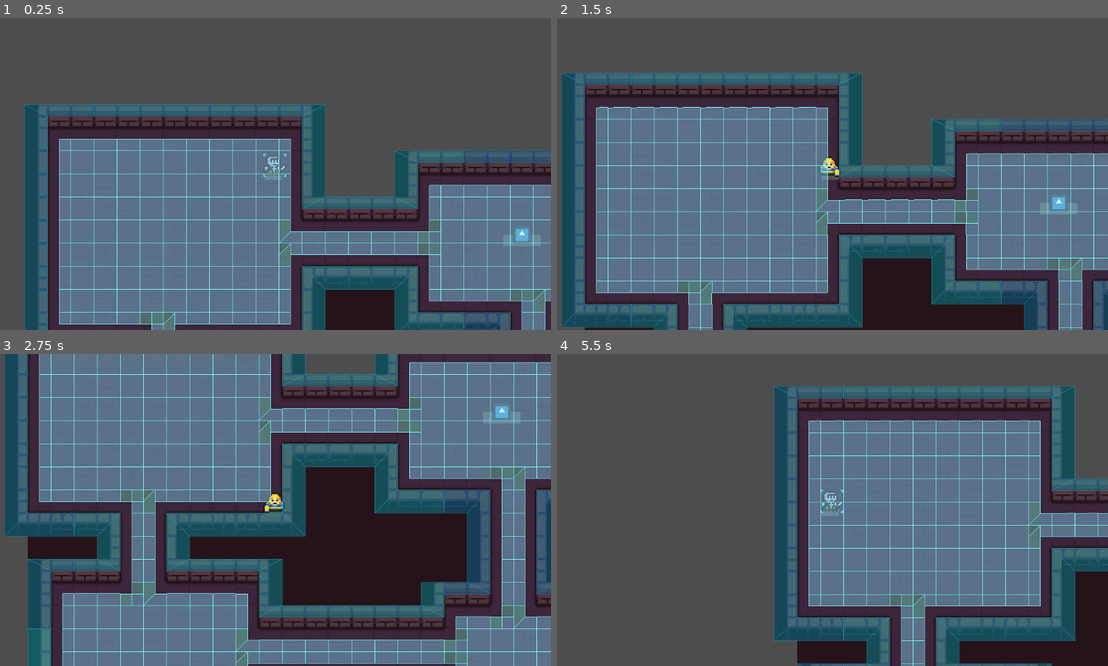
Above: before the commit, frames 1-4 (two rows, left to right).
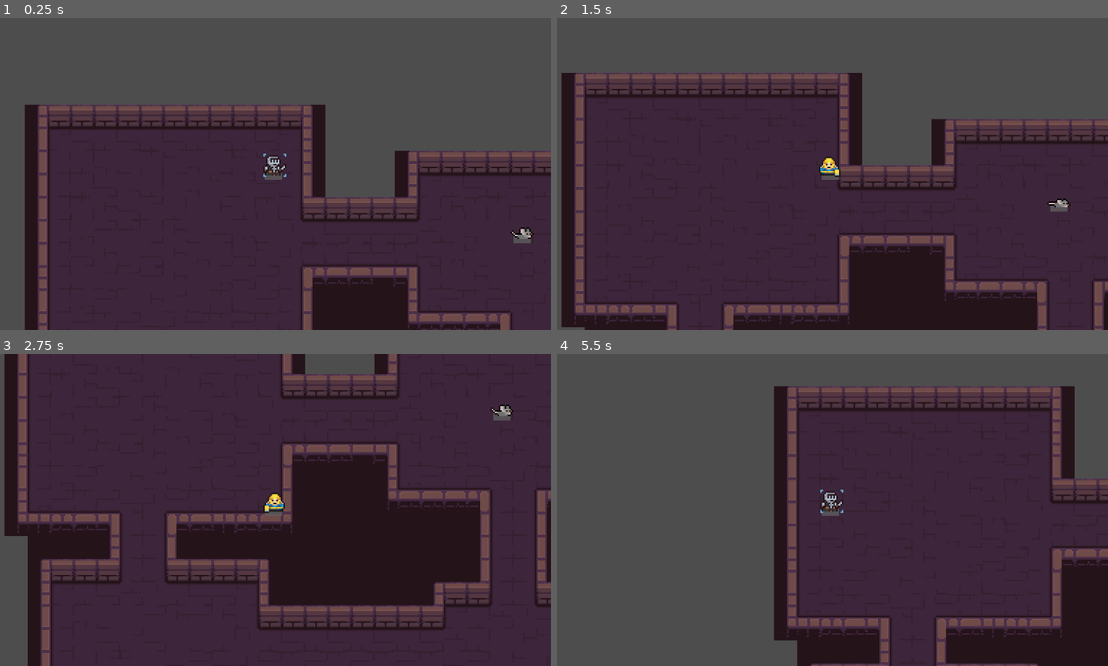
Above: after the commit, the same moments.

Repository: Mlee671/too-many-cats-
Game: Godot game, scene res://Scenes/main.tscn
Same seed, same stepped clock (60 frames per second), same inputs: the game is played once before the commit and once after it. The engine's default icon, where the game draws it, is replaced by a stand-in: a white triangle on a blue panel in a dark square.
Inputs (mouse positions are in pixels of both pictures, inside the frame that each line leads up to):
- Up to frame 1 (0.25 s): no input
- Up to frame 2 (1.5 s): tap Enter at 0.5 s; move the mouse to (953, 158) at 0.52 s; hold Right (Right) 0.53-1.28 s; tap Space (ability) at 0.6 s; move the mouse to (716, 189) at 1.27 s; hold S (Down) from 1.28 s (still down); right-click (716, 189) at 1.35 s
- Up to frame 3 (2.75 s): move the mouse to (330, 441) at 2.02 s; release S (Down) at 2.03 s; press the mouse at (330, 441) at 2.03 s; hold Right (Right) from 2.03 s (still down)
- Up to frame 4 (5.5 s): tap Space (ability) at 2.75, 2.85, 5.1 s; move the mouse to (804, 572) at 2.77 s; release Right (Right) at 2.78 s; release the mouse at (804, 572) at 2.78 s; hold W (Up) 2.78-3.53 s; move the mouse to (997, 556) at 3.52 s; hold A (Left) 3.53-5.03 s; right-click (997, 556) at 3.6 s; tap Delete (debug_kill_enemy, bound only after the commit) at 4.15 s; move the mouse to (661, 463) at 4.27 s; click (661, 463) at 4.35 s; move the mouse to (860, 510) at 5.02 s; hold S (Down) from 5.03 s (still down)

The runs differ from the first frame. In frame 1, 48% of the frame differs, in the area x 4-100%, y 27-100%; in frame 2, 55%; in frame 3, 67%, in the area x 0-100%, y 0-100%; in frame 4, 39%.

Commit message:
implemented animationplayer for movement, idle, death animation (debug key DELETE)

Diff:
--- a/Scenes/main.tscn
+++ b/Scenes/main.tscn
@@ -612,8 +612,6 @@
 [node name="TileMapLayer" type="TileMapLayer" parent="TileMapOrganiser" unique_id=1399369055]
 tile_map_data = PackedByteArray("AAAXABIAAAAEAAMAAAAXABEAAAAAAAcAAAAXABAAAAADAAcAAAAXAA8AAAAEAAIAAAAXAA4AAAAEAAEAAAAWAB …(7760 unchanged characters)…
 tile_set = SubResource("TileSet_8gbba")
-collision_visibility_mode = 1
-navigation_visibility_mode = 1
 
 [node name="BasicRangedEnemy" parent="." unique_id=310538941 node_paths=PackedStringArray("tilemap", "target") instance=ExtResource("2_8gbba")]
 position = Vector2(552, 106)
--- a/entity/enemy/Enemy.tscn
+++ b/entity/enemy/Enemy.tscn
@@ -3,10 +3,31 @@
 [ext_resource type="Script" uid="uid://bwfj5js77orbp" path="res://entity/enemy/enemy.gd" id="1_uy4mc"]
 [ext_resource type="PackedScene" uid="uid://cu7va32w0ae3h" path="res://entity/enemy/health/HealthBar.tscn" id="2_2vbla"]
 [ext_resource type="Script" uid="uid://c0rwmgxx271u3" path="res://entity/enemy/vision_radius.gd" id="3_3vmdj"]
+[ext_resource type="Script" uid="uid://cwqusbmtuox3n" path="res://entity/enemy/enemy_animation.gd" id="3_23wh4"]
 
 [sub_resource type="CapsuleShape2D" id="CapsuleShape2D_pux1x"]
-radius = 7.0
-height = 14.0
+radius = 5.0
+height = 16.0
+
+[sub_resource type="Animation" id="Animation_3vmdj"]
+resource_name = "damaged"
+
+[sub_resource type="Animation" id="Animation_23wh4"]
+resource_name = "death"
+
+[sub_resource type="Animation" id="Animation_qvxbr"]
+resource_name = "idle"
+
+[sub_resource type="Animation" id="Animation_v63k0"]
+resource_name = "moving"
+
+[sub_resource type="AnimationLibrary" id="AnimationLibrary_5iluk"]
+_data = {
+&"damaged": SubResource("Animation_3vmdj"),
+&"death": SubResource("Animation_23wh4"),
+&"idle": SubResource("Animation_qvxbr"),
+&"moving": SubResource("Animation_v63k0")
+}
 
 [node name="Enemy" type="CharacterBody2D" unique_id=310538941]
 collision_layer = 4
@@ -38,6 +59,8 @@
 debug_enabled = true
 
 [node name="AnimationPlayer" type="AnimationPlayer" parent="." unique_id=2102798003]
+libraries/ = SubResource("AnimationLibrary_5iluk")
+script = ExtResource("3_23wh4")
 
 [node name="VisionRadius" type="RayCast2D" parent="." unique_id=883219311]
 script = ExtResource("3_3vmdj")
--- a/entity/enemy/basic_ranged/BasicRangedEnemy.tscn
+++ b/entity/enemy/basic_ranged/BasicRangedEnemy.tscn
@@ -2,15 +2,140 @@
 
 [ext_resource type="PackedScene" uid="uid://b5c58jagrlp5r" path="res://entity/enemy/Enemy.tscn" id="1_enhxg"]
 [ext_resource type="Script" uid="uid://b7rw6ss3s6dgp" path="res://entity/enemy/basic_ranged/basic_ranged_enemy.gd" id="2_ocqek"]
-[ext_resource type="Texture2D" uid="uid://cipi44ms8luce" path="res://icon.svg" id="3_l8j17"]
+[ext_resource type="Texture2D" uid="uid://x815c1srcasp" path="res://entity/enemy/basic_ranged/ikoiku_itchio_mouse.png" id="3_l8j17"]
+
+[sub_resource type="Animation" id="Animation_l8j17"]
+length = 0.001
+tracks/0/type = "value"
+tracks/0/imported = false
+tracks/0/enabled = true
+tracks/0/path = NodePath("visual/texture:frame")
+tracks/0/interp = 1
+tracks/0/loop_wrap = true
+tracks/0/keys = {
+"times": PackedFloat32Array(0),
+"transitions": PackedFloat32Array(1),
+"update": 1,
+"values": [0]
+}
+tracks/1/type = "value"
+tracks/1/imported = false
+tracks/1/enabled = true
+tracks/1/path = NodePath("visual:modulate:a")
+tracks/1/interp = 1
+tracks/1/loop_wrap = true
+tracks/1/keys = {
+"times": PackedFloat32Array(0),
+"transitions": PackedFloat32Array(1),
+"update": 1,
+"values": [1.0]
+}
+
+[sub_resource type="Animation" id="Animation_wewrm"]
+resource_name = "damaged"
+length = 0.5
+tracks/0/type = "value"
+tracks/0/imported = false
+tracks/0/enabled = true
+tracks/0/path = NodePath("visual/texture:frame")
+tracks/0/interp = 1
+tracks/0/loop_wrap = true
+tracks/0/keys = {
+"times": PackedFloat32Array(0, 0.1667, 0.3333, 0.5),
+"transitions": PackedFloat32Array(1, 1, 1, 1),
+"update": 1,
+"values": [3, 7, 11, 15]
+}
+
+[sub_resource type="Animation" id="Animation_7g1hh"]
+resource_name = "death"
+length = 1.8333334
+tracks/0/type = "value"
+tracks/0/imported = false
+tracks/0/enabled = true
+tracks/0/path = NodePath("visual/texture:frame")
+tracks/0/interp = 1
+tracks/0/loop_wrap = true
+tracks/0/keys = {
+"times": PackedFloat32Array(0, 0.1667, 0.3333, 0.5, 0.6667, 0.8333),
+"transitions": PackedFloat32Array(1, 1, 1, 1, 1, 1),
+"update": 1,
+"values": [2, 6, 10, 14, 18, 22]
+}
+tracks/1/type = "value"
+tracks/1/imported = false
+tracks/1/enabled = true
+tracks/1/path = NodePath("visual:modulate:a")
+tracks/1/interp = 1
+tracks/1/loop_wrap = true
+tracks/1/keys = {
+"times": PackedFloat32Array(0.8333333, 1.8333),
+"transitions": PackedFloat32Array(1, 1),
+"update": 0,
+"values": [1.0, 0.0]
+}
+
+[sub_resource type="Animation" id="Animation_soa10"]
+resource_name = "idle"
+length = 0.8333
+loop_mode = 1
+tracks/0/type = "value"
+tracks/0/imported = false
+tracks/0/enabled = true
+tracks/0/path = NodePath("visual/texture:frame")
+tracks/0/interp = 1
+tracks/0/loop_wrap = true
+tracks/0/keys = {
+"times": PackedFloat32Array(0, 0.1667, 0.3333, 0.5, 0.6667, 0.8333),
+"transitions": PackedFloat32Array(1, 1, 1, 1, 1, 1),
+"update": 1,
+"values": [0, 4, 8, 12, 16, 20]
+}
+
+[sub_resource type="Animation" id="Animation_fn27k"]
+resource_name = "moving"
+length = 0.5
+tracks/0/type = "value"
+tracks/0/imported = false
+tracks/0/enabled = true
+tracks/0/path = NodePath("visual/texture:frame")
+tracks/0/interp = 1
+tracks/0/loop_wrap = true
+tracks/0/keys = {
+"times": PackedFloat32Array(0, 0.1, 0.2, 0.3, 0.4, 0.5),
+"transitions": PackedFloat32Array(1, 1, 1, 1, 1, 1),
+"update": 1,
+"values": [1, 5, 9, 13, 17, 21]
+}
+
+[sub_resource type="AnimationLibrary" id="AnimationLibrary_wswxn"]
+_data = {
+&"RESET": SubResource("Animation_l8j17"),
+&"damaged": SubResource("Animation_wewrm"),
+&"death": SubResource("Animation_7g1hh"),
+&"idle": SubResource("Animation_soa10"),
+&"moving": SubResource("Animation_fn27k")
+}
 
 [node name="BasicRangedEnemy" unique_id=310538941 instance=ExtResource("1_enhxg")]
-collision_layer = 4
 script = ExtResource("2_ocqek")
 
+[node name="shadow" parent="visual" parent_id_path=PackedInt32Array(1227261934) index="0" unique_id=1237059839]
+offset_left = -6.0
+offset_right = 6.0
+offset_bottom = 6.0
+
 [node name="texture" parent="visual" parent_id_path=PackedInt32Array(1227261934) index="1" unique_id=1680913945]
-scale = Vector2(0.1, 0.1)
 texture = ExtResource("3_l8j17")
+hframes = 4
+vframes = 6
 
 [node name="hitbox" parent="." index="1" unique_id=1076322931]
-position = Vector2(0, 0)
+position = Vector2(0, -1)
+rotation = 1.5707964
+
+[node name="NavigationAgent2D" parent="." index="4" unique_id=221465016]
+debug_enabled = false
+
+[node name="AnimationPlayer" parent="." index="5" unique_id=2102798003]
+libraries/ = SubResource("AnimationLibrary_wswxn")
--- a/entity/enemy/enemy.gd
+++ b/entity/enemy/enemy.gd
@@ -23,6 +23,7 @@
 @onready var nav_agent := $NavigationAgent2D
 @onready var vision := $VisionRadius
 @onready var health := $HealthBar
+@onready var animation := $AnimationPlayer
 
 func nearby_vector(range: Vector2) -> Vector2i:
 	return Vector2i(
@@ -47,6 +48,9 @@
 	push_error("Attack Logic not implemented. Must be overwritten.")
 
 func _physics_process(delta: float) -> void:
+	if Input.is_action_just_pressed("debug_kill_enemy"):
+		_on_death()
+
 	if vision.can_see_player():
 		enemyState = BEHAVIOUR.ATTACK
 		# stop vector drift from interrupting path
@@ -57,11 +61,14 @@
 		if nav_agent.is_navigation_finished():
 			wander_stalling = true
 			wander_timer.start(randf_range(1.0, 2.0))
+			animation.play_animation("idle")
+			return
 
 		# get new direction to get to next path node
 		var new_velocity: Vector2 = (nav_agent.get_next_path_position() - global_position).normalized() * move_speed
 		var smooth_velocity: Vector2 = lerp(velocity, new_velocity, accel * delta)
 		nav_agent.set_velocity(smooth_velocity)
+		animation.play_animation("moving")
 
 	# if attacking user, run corresponding logic
 	elif enemyState == BEHAVIOUR.ATTACK:
@@ -77,4 +84,8 @@
 	set_wander_target()
 
 func _on_death() -> void:
-	pass # Replace with function body.
+	animation.play_animation("death")
+	move_speed = 0
+	animation.no_interrupt = true
+	await animation.animation_finished
+	queue_free()
--- /dev/null
+++ b/entity/enemy/enemy_animation.gd
@@ -0,0 +1,7 @@
+extends AnimationPlayer
+
+var no_interrupt := false
+
+func play_animation(name: StringName):
+	if not no_interrupt:
+		super.play(name)
--- a/project.godot
+++ b/project.godot
@@ -60,6 +60,11 @@
 "events": [Object(InputEventMouseButton,"resource_local_to_scene":false,"resource_name":"","device":-1,"window_id":0,"a …(253 unchanged characters)…
 ]
 }
+debug_kill_enemy={
+"deadzone": 0.2,
+"events": [Object(InputEventKey,"resource_local_to_scene":false,"resource_name":"","device":-1,"window_id":0,"alt_pressed":false,"shift_pressed":false,"ctrl_pressed":false,"meta_pressed":false,"pressed":false,"keycode":0,"physical_keycode":4194312,"key_label":0,"unicode":0,"location":0,"echo":false,"script":null)
+]
+}
 
 [layer_names]
 
Binary file added: entity/enemy/basic_ranged/ikoiku_itchio_mouse.png
Not shown, added: entity/enemy/basic_ranged/ikoiku_itchio_mouse.png.import
Not shown, added: entity/enemy/enemy_animation.gd.uid
